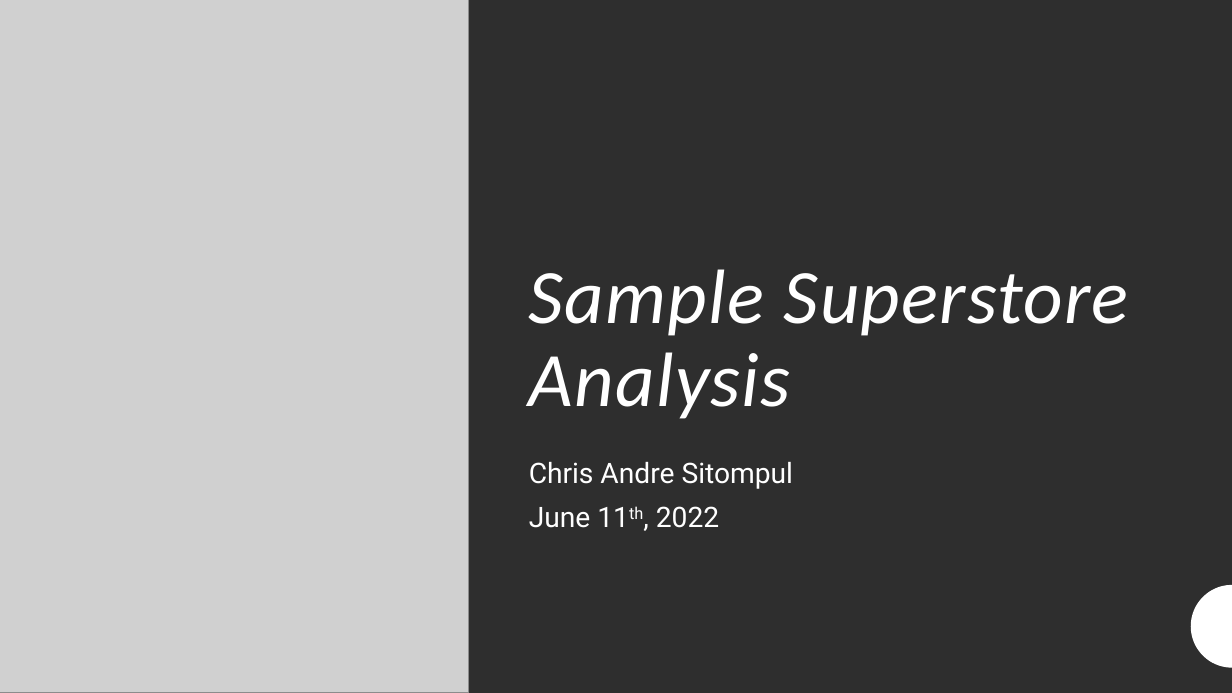
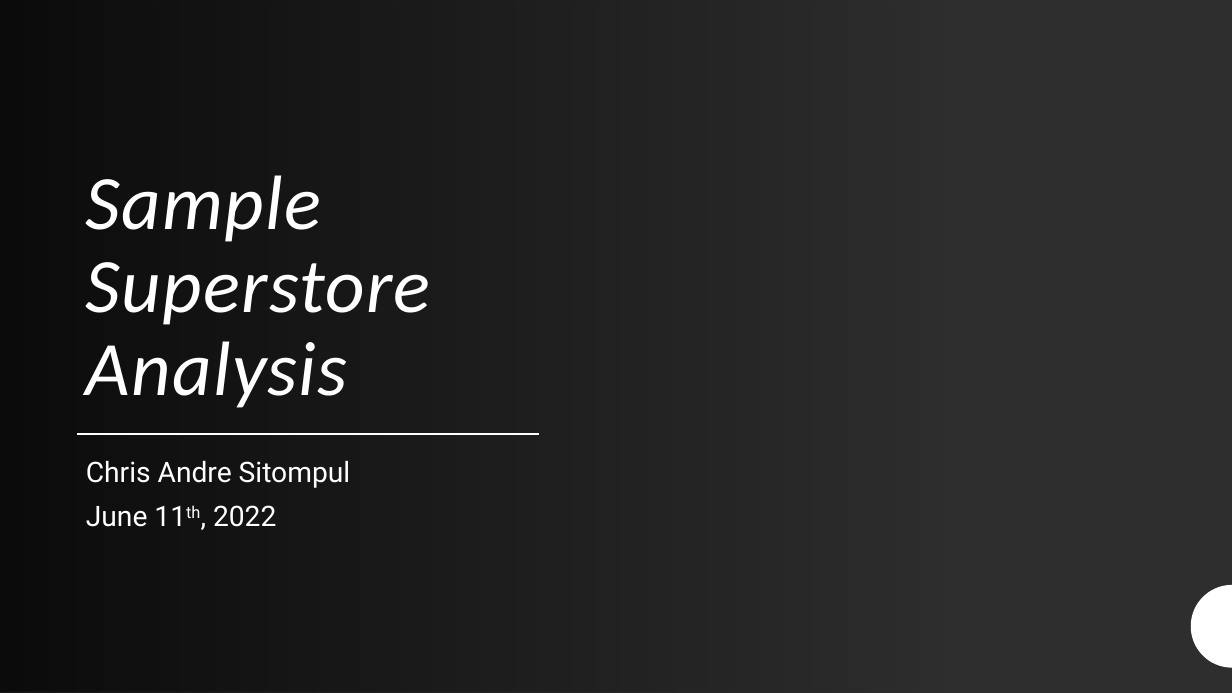
Before and after one commit to ChrisAndre25/sample-superstore, a slide deck: slide 1 of Superstore Analysis.pptx. Drawn at 1232x693 pixels with LibreOffice and Linux fonts; fonts in the diff are those of the drawing; grey boxes stand for pictures; background and template pictures are left out. Boxes give left, top, right and bottom in pixels: in the first picture for what was removed or moved away, otherwise in the second. Text is boxed around its words. In the diff, an @@ line names an element or a change of style, - is before the commit and + after.

```diff
--- a/Superstore Analysis.pptx
+++ b/Superstore Analysis.pptx
@@ picture removed at bbox=[0, 0, 469, 693] @@
@@ rectangle added at bbox=[0, 0, 945, 693], fill gradient #FFFFFF to #000000 @@
@@ title "Sample Superstore Analysis" rewrapped from bbox=[529, 269, 1129, 419] to bbox=[86, 175, 431, 408] @@
@@ line added from (539, 433) to (77, 433), #FFFFFF 1.5 pt @@
@@ subtitle "Chris Andre Sitompul": place and size @@
-subtitle "Chris Andre Sitompul" at bbox=[529, 462, 794, 528]
+subtitle "Chris Andre Sitompul" at bbox=[86, 460, 351, 527]
```
Also in this commit, not shown: 4 other slides changed, 9 slides added, 12 slides removed, 1 other file.
